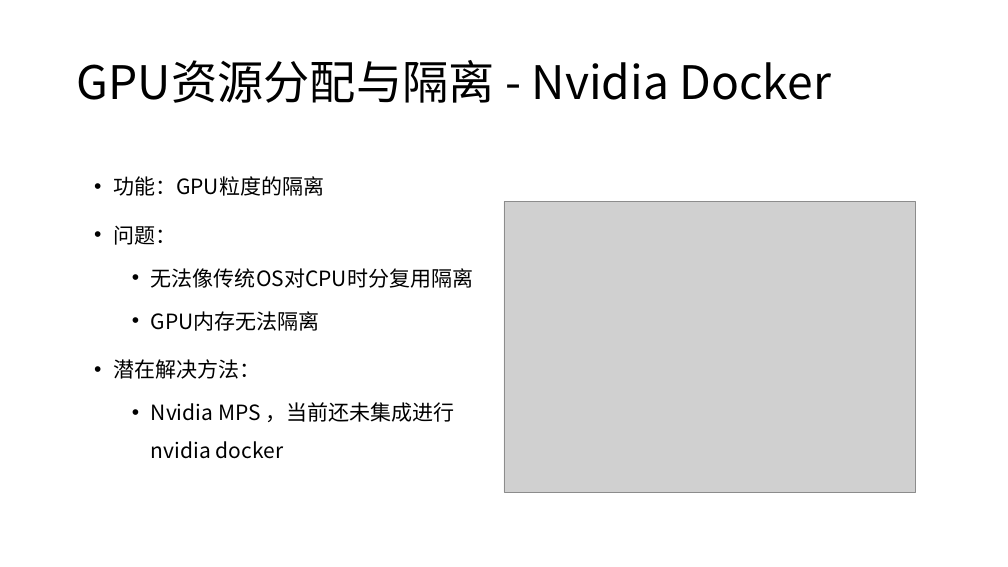
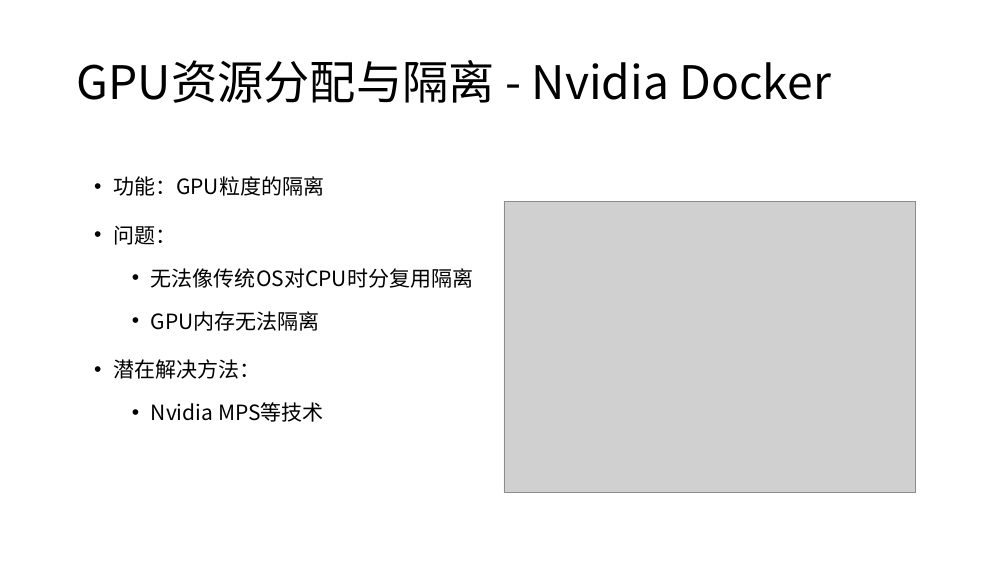
Before and after one commit to microsoft/AI-System, a slide deck: slide 20 of Lectures/BasicTopics/SystemforAI-7-Platform.ppsx. Drawn at 1008x567 pixels with LibreOffice and Linux fonts; fonts in the diff are those of the drawing; grey boxes stand for pictures. Boxes give left, top, right and bottom in pixels: in the first picture for what was removed or moved away, otherwise in the second. Text is boxed around its words. In the diff, an @@ line names an element or a change of style, - is before the commit and + after.

```diff
--- a/Lectures/BasicTopics/SystemforAI-7-Platform.ppsx
+++ b/Lectures/BasicTopics/SystemforAI-7-Platform.ppsx
@@ text at [151, 402, 324, 422]: text changed @@
-  • Nvidia MPS ，当前还未集成进行nvidia docker
+  • Nvidia MPS等技术
```
Also in this commit, not shown: 17 other slides changed, 3 slides added, 1 slide removed, 3 other files.
